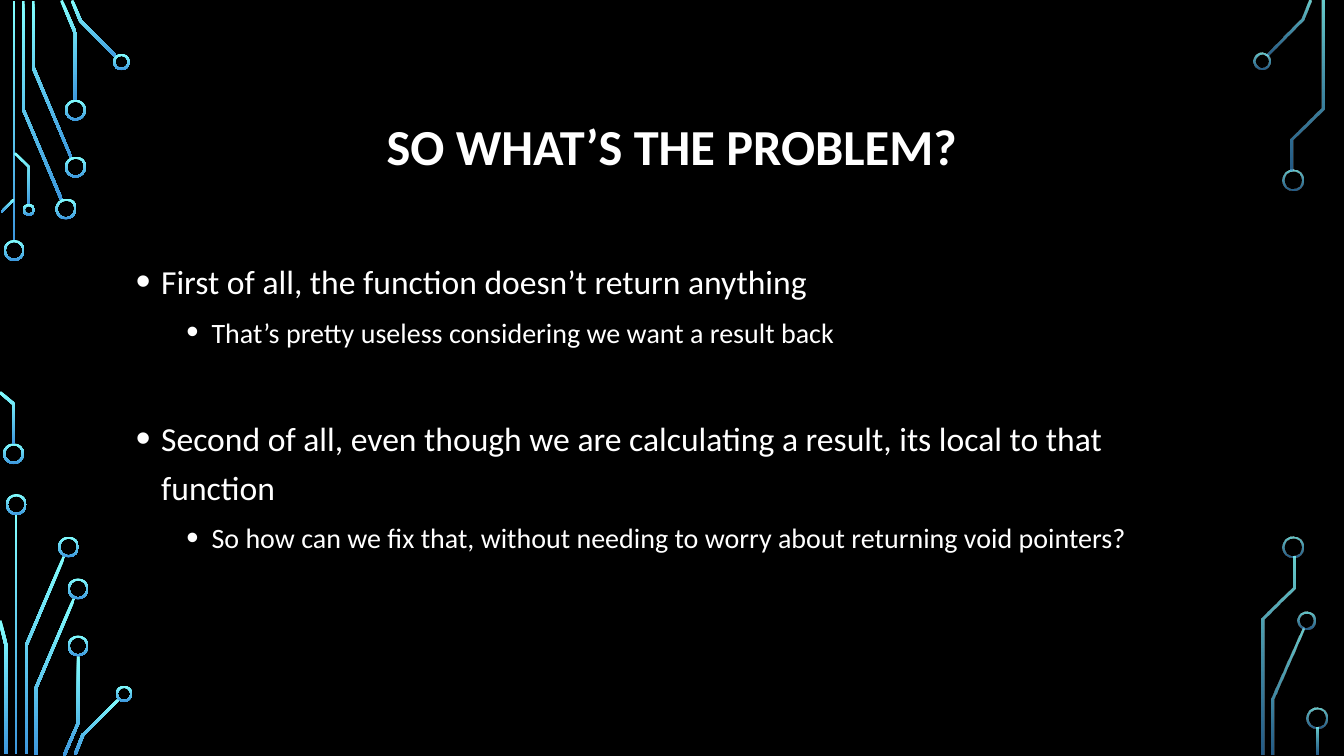
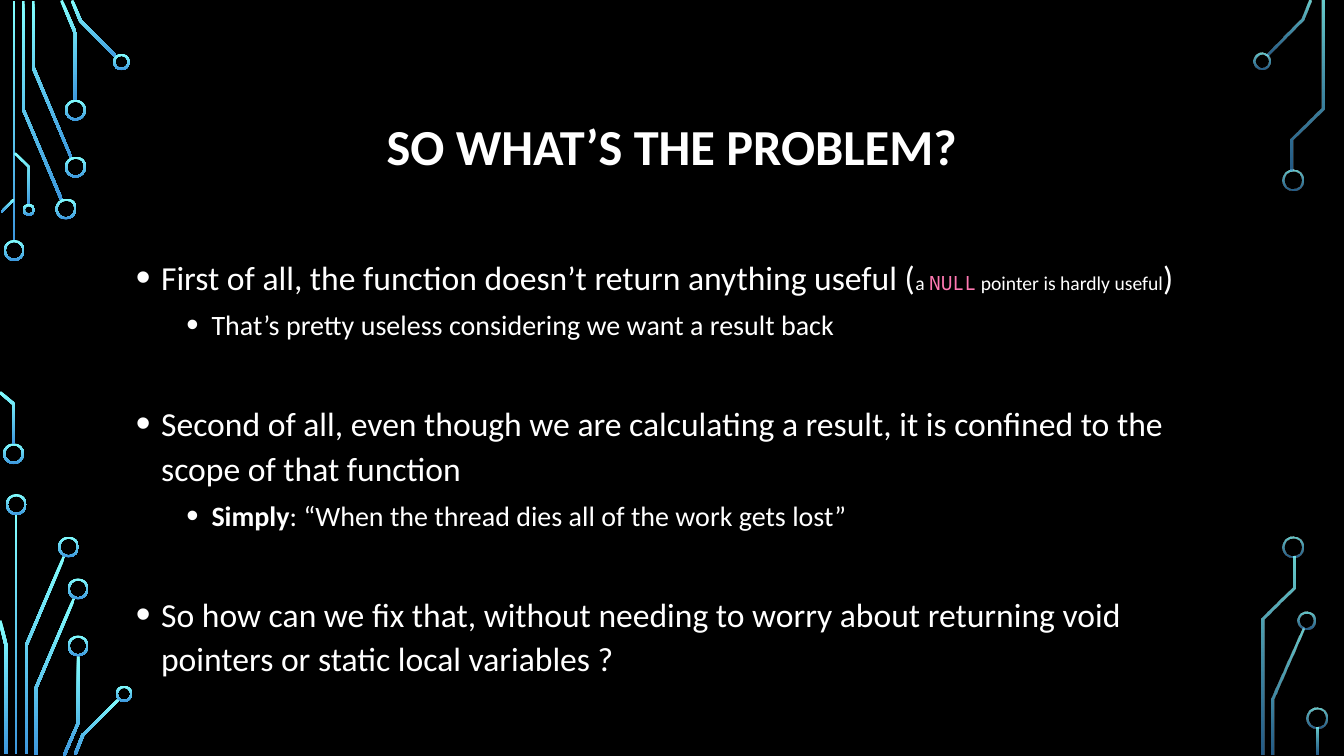
Before and after one commit to psypdt/Advanced_Summer_Course, a slide deck: slide 11 of Day3/Day_3.pptx. Drawn at 1344x756 pixels with LibreOffice and Linux fonts; fonts in the diff are those of the drawing; background and template pictures are left out. Boxes give left, top, right and bottom in pixels: in the first picture for what was removed or moved away, otherwise in the second. Text is boxed around its words. In the diff, an @@ line names an element or a change of style, - is before the commit and + after.

Commit message:
Finish day 3

```diff
--- a/Day3/Day_3.pptx
+++ b/Day3/Day_3.pptx
@@ text at (x1=161, y1=266, x2=1163, y2=296): text changed @@
-• First of all, the function doesn’t return anything
+• First of all, the function doesn’t return anything useful (a NULL pointer is hardly useful)
@@ text at (x1=212, y1=315, x2=834, y2=340): line spacing 1.2 to 1.1 @@
@@ text at (x1=161, y1=412, x2=1163, y2=677): text changed @@
-• Second of all, even though we are calculating a result, its local to that function
-  • So how can we fix that, without needing to worry about returning void pointers?
+• Second of all, even though we are calculating a result, it is confined to the scope of that function
+  • Simply: “When the thread dies all of the work gets lost”
+• So how can we fix that, without needing to worry about returning void pointers or static local variables ?
```
Also in this commit, not shown: 26 other slides changed, 1 slide added, 1 slide removed.
